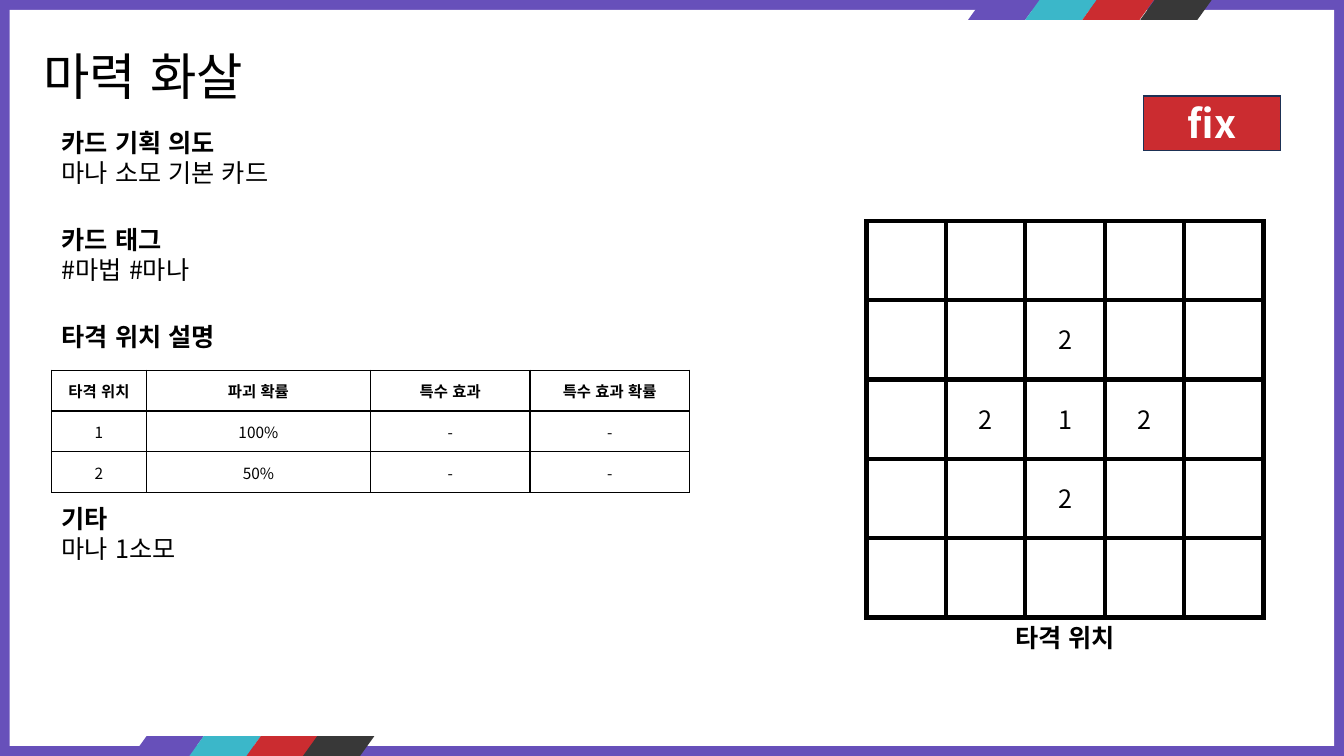
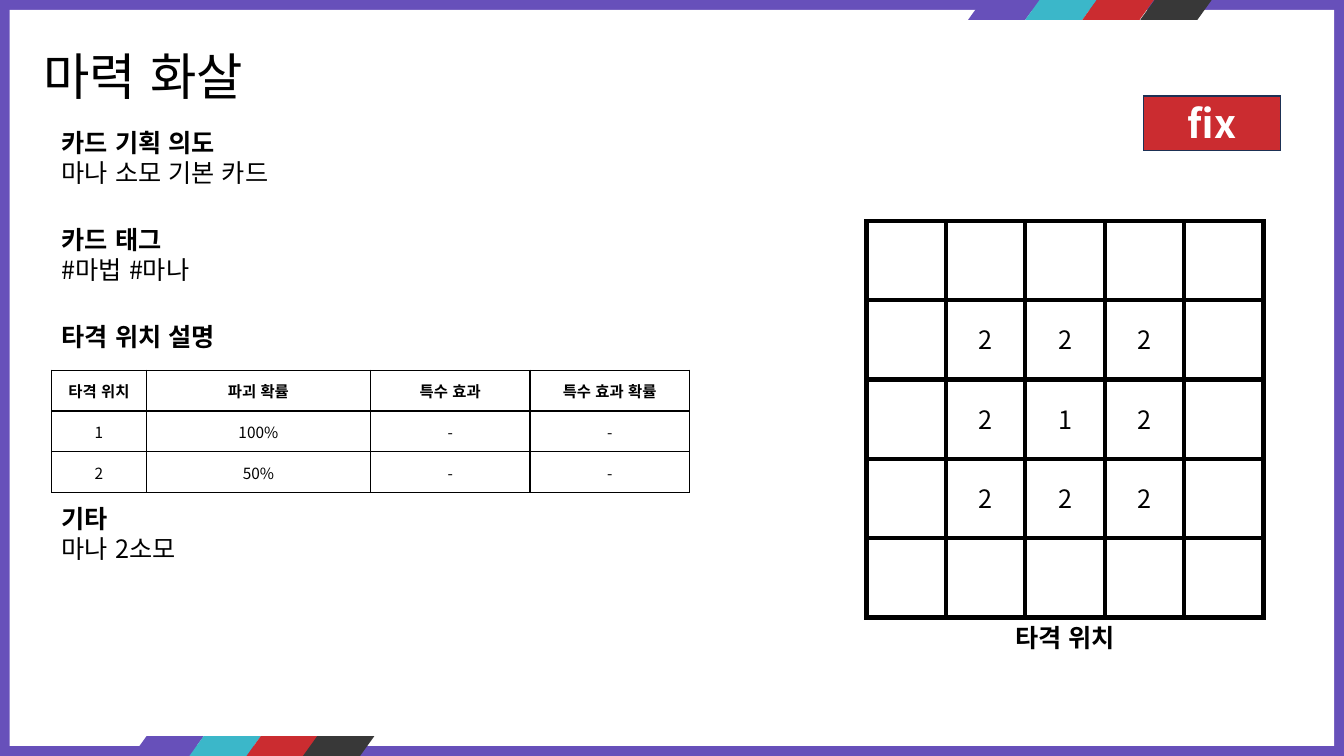
Before and after one commit to kauthor/FluffyDisdog, a slide deck: slide 9 of Plan/기획서/마법사.pptx. Drawn at 1344x756 pixels with LibreOffice and Linux fonts; fonts in the diff are those of the drawing. Boxes give left, top, right and bottom in pixels: in the first picture for what was removed or moved away, otherwise in the second. Text is boxed around its words. In the diff, an @@ line names an element or a change of style, - is before the commit and + after.

```diff
--- a/Plan/기획서/마법사.pptx
+++ b/Plan/기획서/마법사.pptx
@@ text in rectangle at [979,330,993,349]: text added @@
+2
@@ text in rectangle at [1137,330,1151,349]: text added @@
+2
@@ text in rectangle at [979,489,993,508]: text added @@
+2
@@ text in rectangle at [1137,489,1151,508]: text added @@
+2
@@ text at [62,537,175,560]: text changed @@
-마나 1소모
+마나 2소모
```
Also in this commit, not shown: 36 other slides changed.
